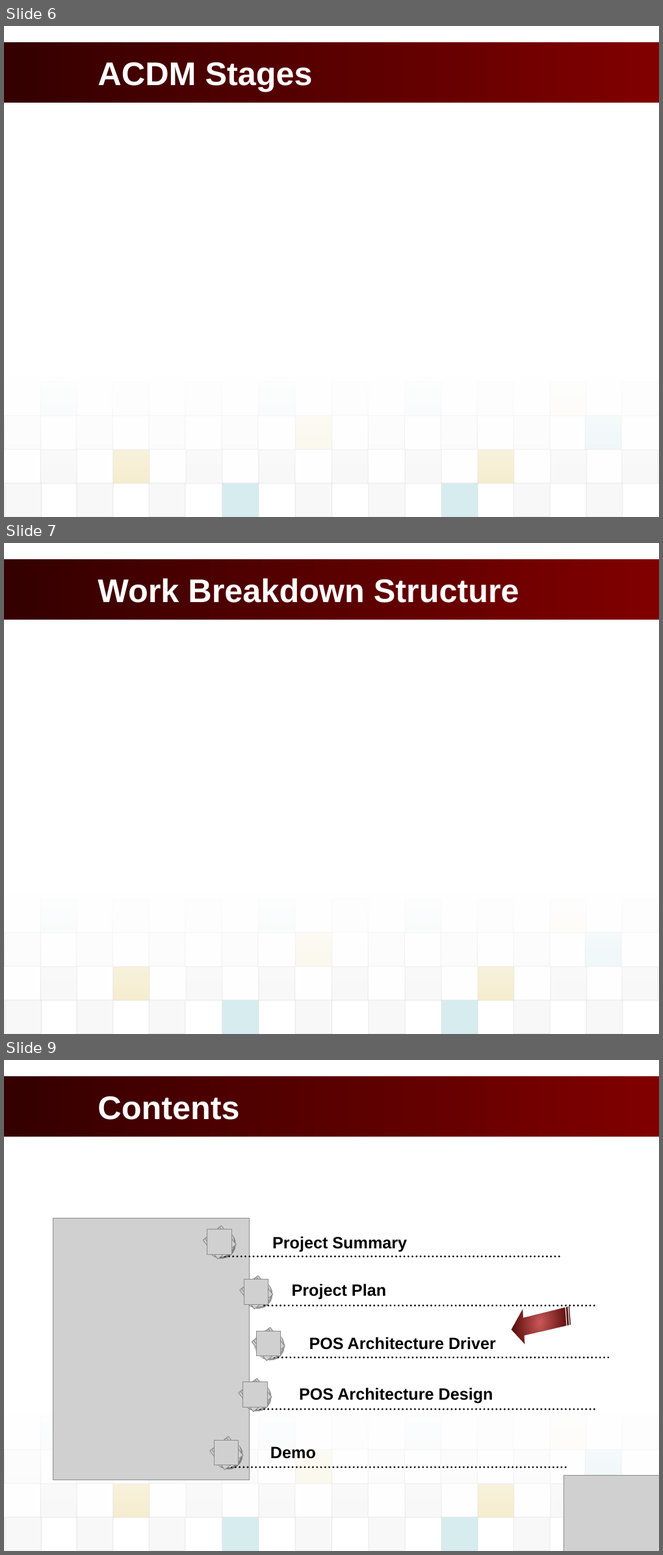
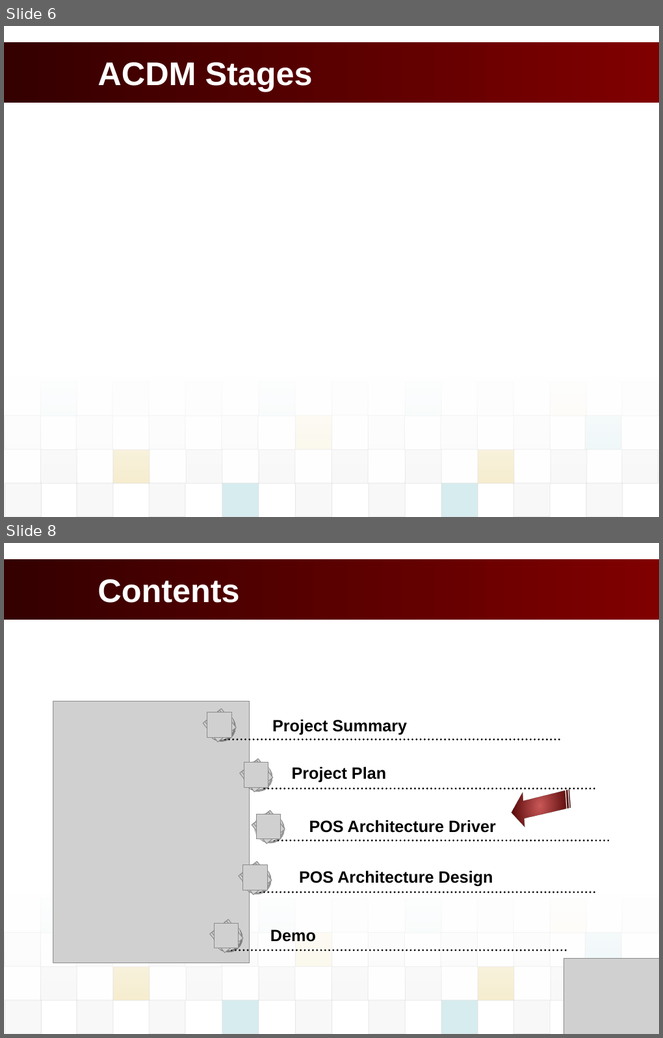
Before and after one commit to vucongthuc/hit-team-2012, a slide deck: Architect and Design/Final Project/K15T2_Team2_FinalProject/POS_Presentation/POS_PresentationSlide.pptx. Shown one above the other, each under a label of ours: slides 6, 7 and 9 before the commit, slides 6 and 8 after it; the slides between them are not shown. The pictures are 663x1555 and 663x1038 pixels, drawn with LibreOffice and Linux fonts; fonts in the diff are those of the drawing; grey boxes stand for pictures; background and template pictures are left out. Boxes give left, top, right and bottom in pixels: in the first picture for what was removed or moved away, otherwise in the second. Text is boxed around its words. In the diff, an @@ line names an element or a change of style, - is before the commit and + after.

```diff
--- a/Architect and Design/Final Project/K15T2_Team2_FinalProject/POS_Presentation/POS_PresentationSlide.pptx
+++ b/Architect and Design/Final Project/K15T2_Team2_FinalProject/POS_Presentation/POS_PresentationSlide.pptx
@@ slide 7 removed at box(4, 543, 659, 1034), background #FFFFFF; not listed: 38 template elements that a slide beside it also shows @@
@@ title removed at box(98, 578, 519, 603) @@
-Work Breakdown Structure
@@ what was slide 9 is now slide 8 @@
```
Also in this commit, not shown: 6 slides changed, 2 slides added, 5 other slides removed, 17 other files.
